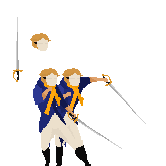
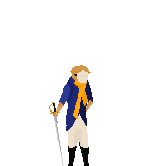
Revision of a layered 166 x 166 image; what changed, layer by layer:
added layer "lax copy" above "sword" over [49, 65, 93, 166]
hid "sword" over [13, 17, 23, 82]
hid "head" over [30, 33, 51, 51]
hid "sept" over [33, 68, 122, 166]
hid "hang" over [51, 68, 146, 166]
